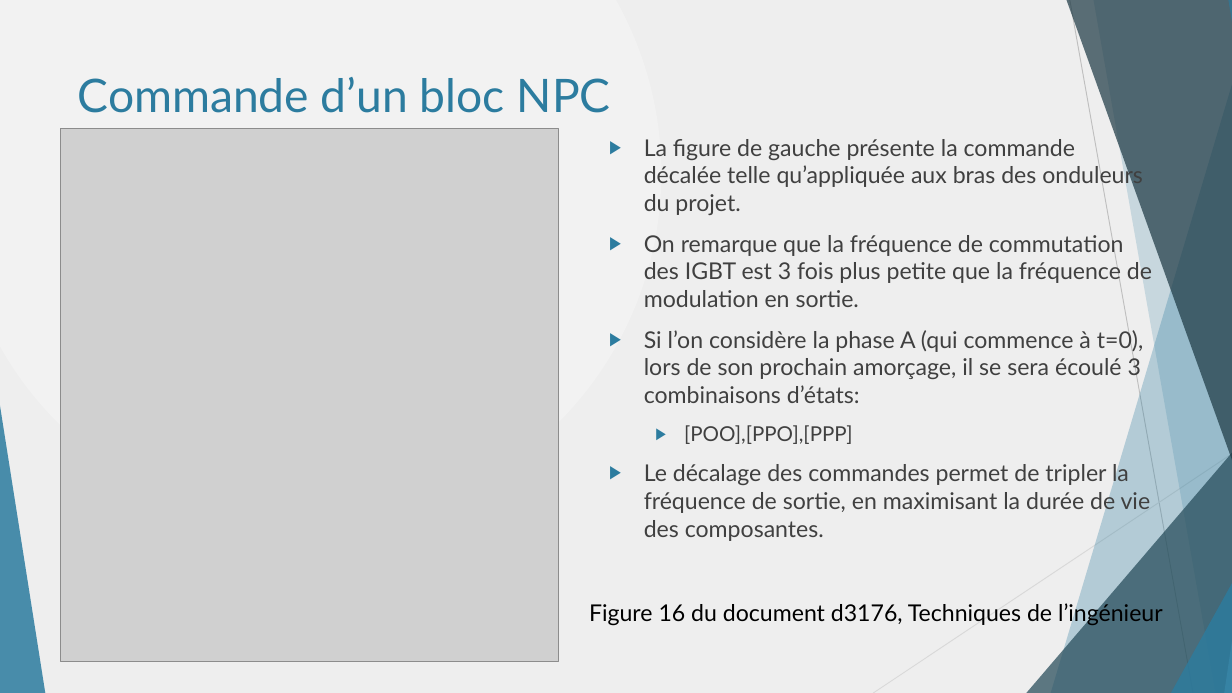
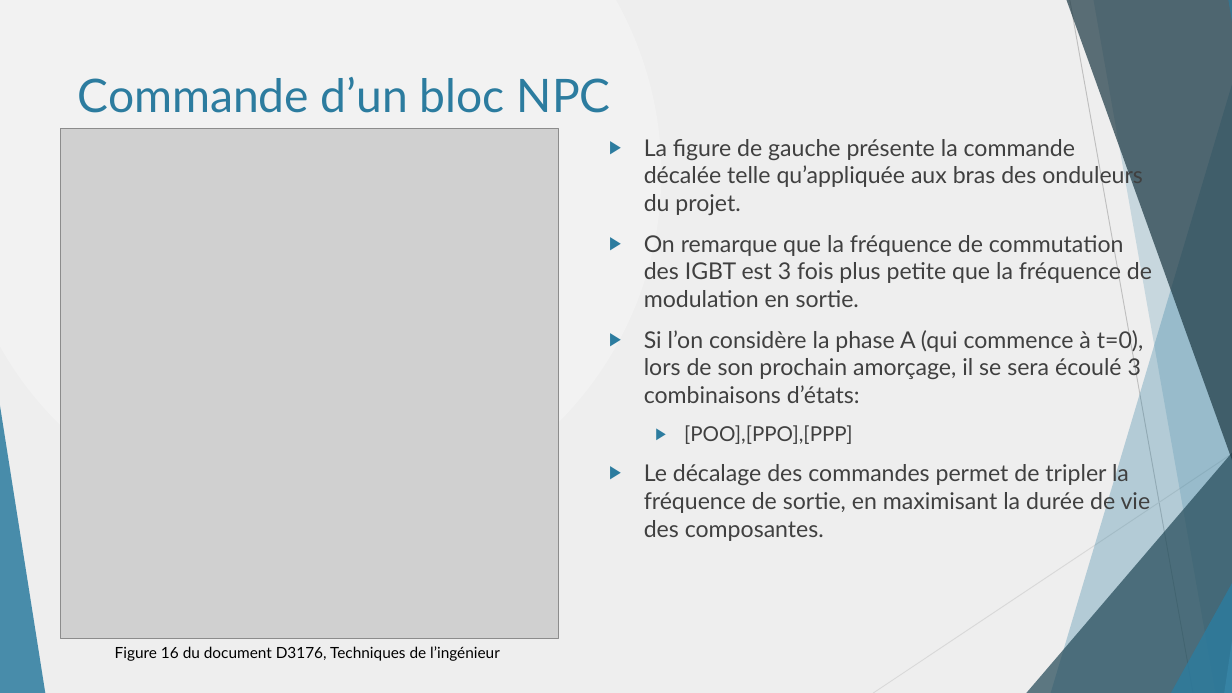
Before and after one commit to danthib76/DesignIV, a slide deck: slide 9 of Remise/Remise 1/Presentation_Remise_1.pptx. Drawn at 1232x693 pixels with LibreOffice and Linux fonts; fonts in the diff are those of the drawing; grey boxes stand for pictures. Boxes give left, top, right and bottom in pixels: in the first picture for what was removed or moved away, otherwise in the second. Text is boxed around its words. In the diff, an @@ line names an element or a change of style, - is before the commit and + after.

```diff
--- a/Remise/Remise 1/Presentation_Remise_1.pptx
+++ b/Remise/Remise 1/Presentation_Remise_1.pptx
@@ picture: place and size @@
-picture at [60,128,558,662]
+picture at [60,128,558,639]
@@ text at [115,646,500,661]: text changed; size 18 to 12 pt @@
-Figure 16 du document d3176, Techniques de l’ingénieur
+Figure 16 du document D3176, Techniques de l’ingénieur
```
Also in this commit, not shown: 15 other slides changed, 1 other file.
